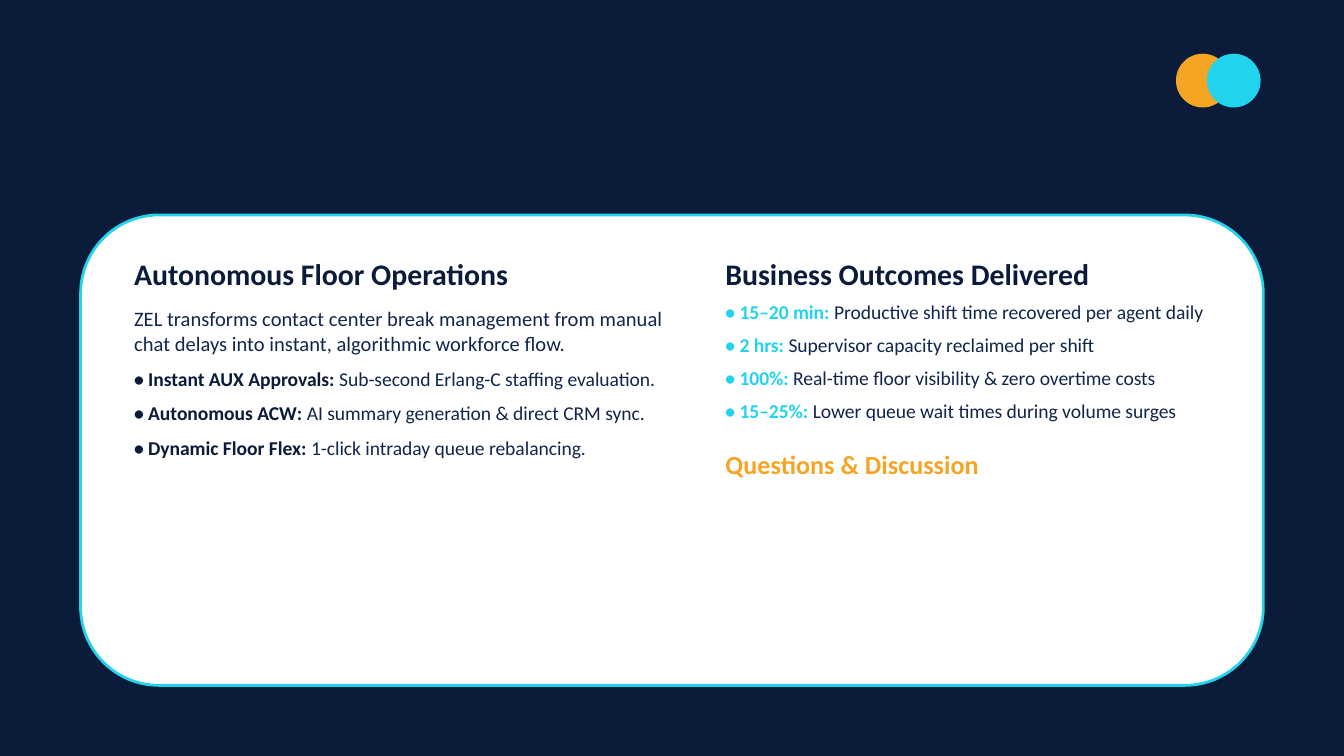
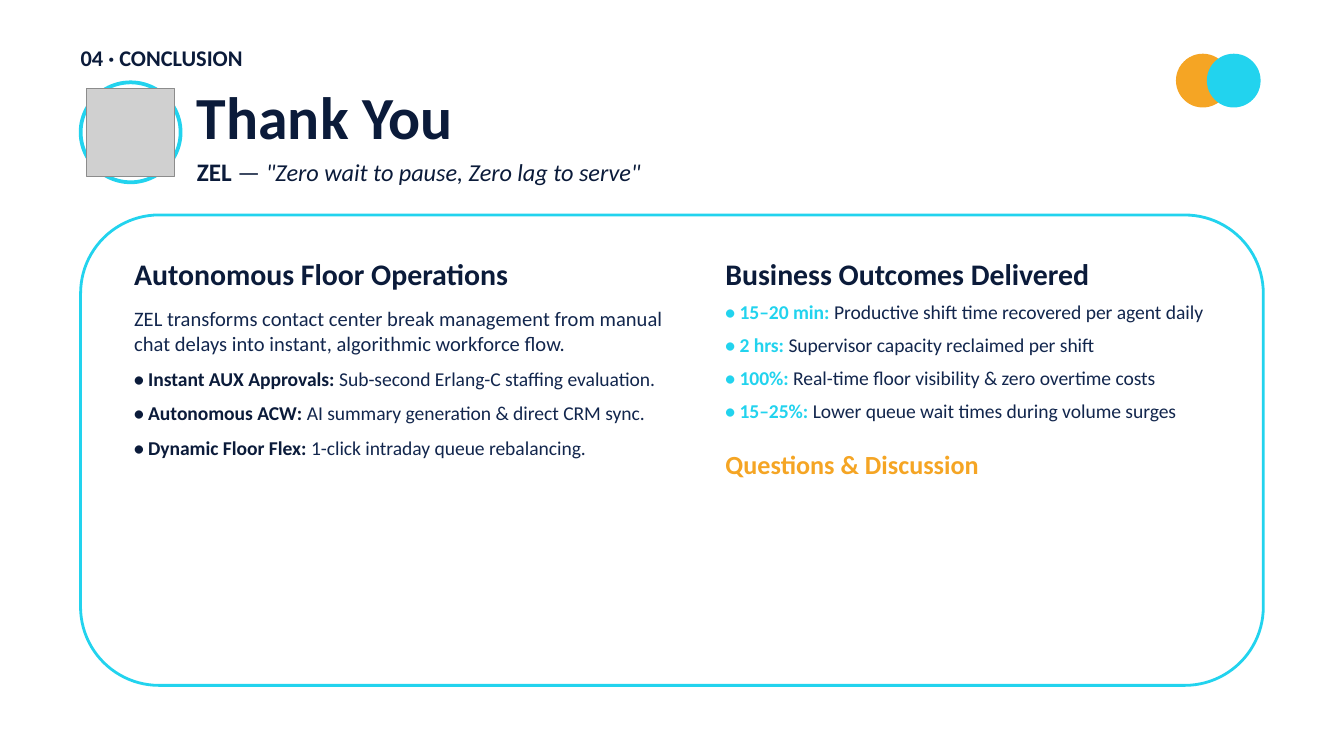
Before and after one commit to manojmaddula/aux-chatbot-, a slide deck: slide 4 of AUX_Break_Management.pptx. Drawn at 1344x756 pixels with LibreOffice and Linux fonts; fonts in the diff are those of the drawing; grey boxes stand for pictures. Boxes give left, top, right and bottom in pixels: in the first picture for what was removed or moved away, otherwise in the second. Text is boxed around its words. In the diff, an @@ line names an element or a change of style, - is before the commit and + after.

Commit message:
Add official Panda face app icon to Slide 1 header and Slide 4 Thank You slide

```diff
--- a/AUX_Break_Management.pptx
+++ b/AUX_Break_Management.pptx
@@ background #0B1B3A to #FFFFFF @@
@@ text added at bbox=[81, 51, 242, 66], 12 pt, text #0B1B3A, bold @@
+04 · CONCLUSION
@@ ellipse added at bbox=[81, 82, 180, 181], fill #FFFFFF, outline #22D3EE 2 pt @@
@@ picture added at bbox=[86, 89, 175, 177] @@
@@ text "Thank You": place and size @@
-text "Thank You" at bbox=[94, 213, 541, 221]
+text "Thank You" at bbox=[197, 97, 641, 185]
@@ text "Thank You" at bbox=[197, 97, 641, 185]: size 36 to 32 pt in "Thank You"; size 14 to 13.5 pt in "ZEL —"; less space between paragraphs @@
```
Also in this commit, not shown: 1 other slide changed, 1 other file.
